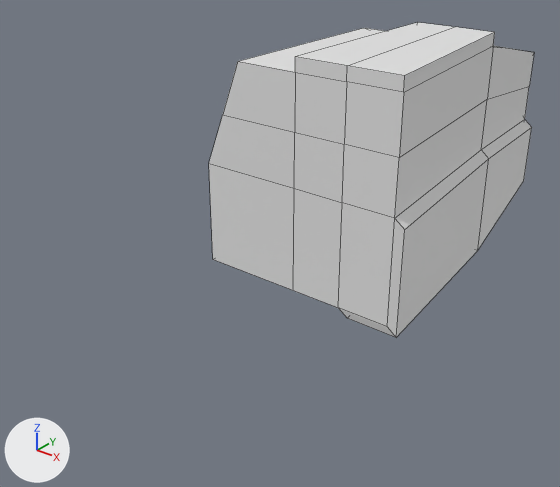
What one commit did to the FBX model Assets/Resources/Meshes/Nature/Boulder.fbx.
Camera for both pictures: a 50 mm lens placed at (1.89, -2.46, 1.24), pointed at (-0.16, 0.11, -0.35). The axes (+X, +Y, +Z) are drawn at lower left. The lights are the same throughout. Mesh edges are drawn as thin lines. Vertices at the same position are counted once.

Before the edit, the objects in view are built like this:
```python
me_cube_001 = bpy.data.meshes.new('Cube.001')
me_cube_001.from_pydata(...)  # 82 vertices, 81 faces; spans x -0.5..0.54, y 0.0..1.95, z -0.54..0.56
ob_cube = bpy.data.objects.new('Cube', me_cube_001)
ob_cube.location = (0.0, 0.0, 0.0)
```
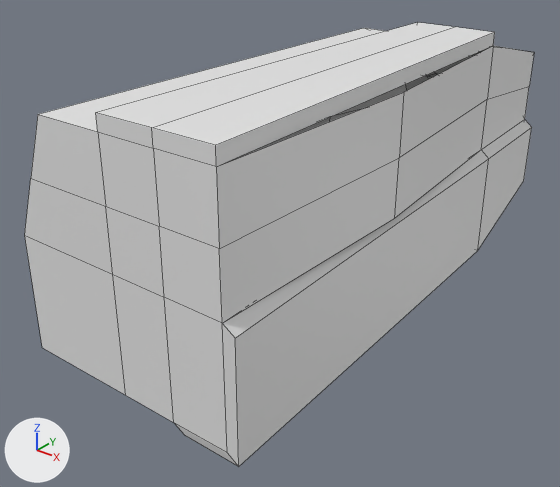
The change in detail:
me_cube_001 is used by ob_cube; location (0.0, 0.0, 0.0).
me_cube_001 had 82 vertices, 81 faces and spanned x -0.5..0.54, y 0.0..1.95, z -0.54..0.56.
me_cube_001 now has 85 vertices, 83 faces and spans x -0.5..0.54, y -1.0..1.95, z -0.54..0.56.
Part 1, on me_cube_001:
19 vertices are removed from x -0.5..0.54, y 0.0..0.01, z -0.54..0.56.
27 faces are deleted.
11 vertices are added at x -0.5..0.5, y -1.0..-0.99, z -0.54..0.56.
6 new vertices lie (0.0, -1.97, 0.0) away from vertices in x -0.5..0.0, y 0.97, z -0.5..0.56.
5 new vertices lie (0.1, -1.97, 0.0) away from vertices in x 0.4..0.44, y 0.97..0.98, z -0.54..0.56.
29 new faces join them.

Changed parts and their boxes [x1, y1, x2, y2] in the pictures (560 x 487 px; the box of a moved part takes in the faces that stretch with it):
'Cube', reshaped (56% wider, 41% taller)
    before: [209, 22, 534, 337]
    after: [25, 22, 534, 466]
part 1 of me_cube_001, moved or reshaped
    before: [209, 29, 493, 337]
    after: [25, 29, 493, 466]
